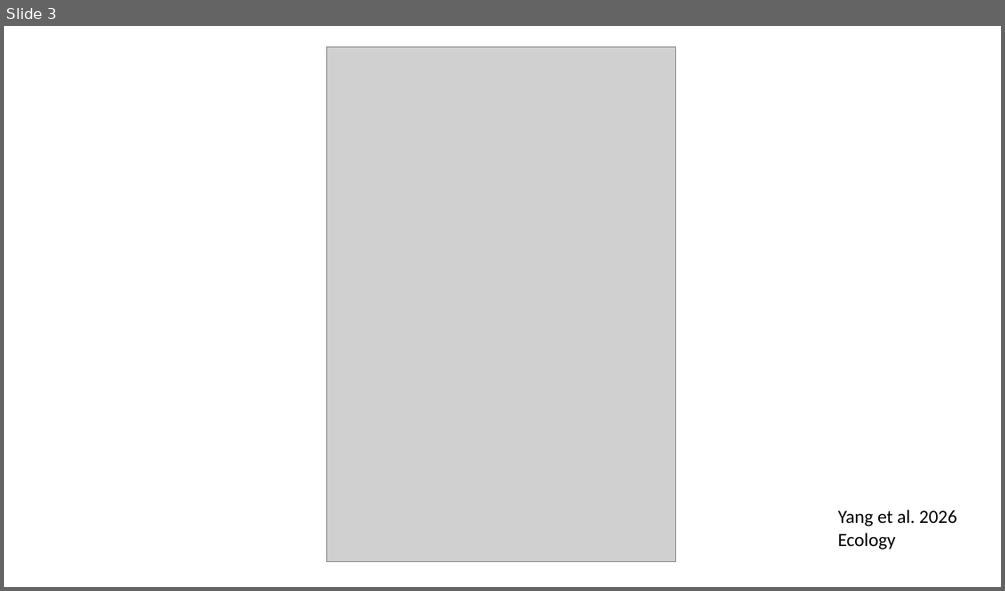
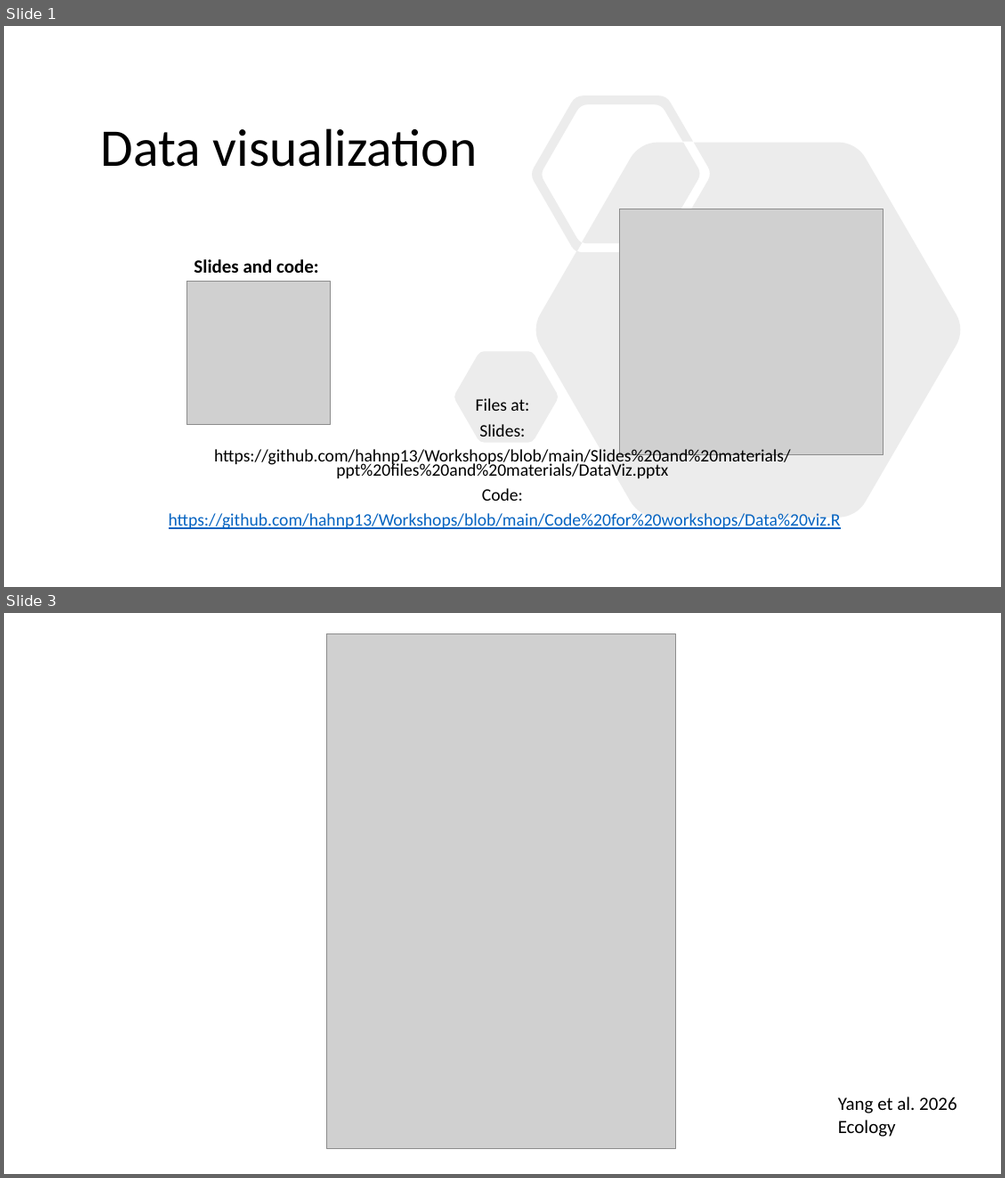
Before and after one commit to hahnp13/Workshops, a slide deck: Slides and materials/ppt files and materials/DataViz.pptx. Shown one above the other, each under a label of ours: slide 3 before the commit, slides 1 and 3 after it; the slides between them are not shown. The pictures are 1005x591 and 1005x1178 pixels, drawn with LibreOffice and Linux fonts; fonts in the diff are those of the drawing; grey boxes stand for pictures. Boxes give left, top, right and bottom in pixels: in the first picture for what was removed or moved away, otherwise in the second. Text is boxed around its words. In the diff, an @@ line names an element or a change of style, - is before the commit and + after.

```diff
--- a/Slides and materials/ppt files and materials/DataViz.pptx
+++ b/Slides and materials/ppt files and materials/DataViz.pptx
@@ slide 1 added at (4, 26, 1001, 587), background #FFFFFF @@
@@ freeform shape added at (455, 95, 961, 517), fill #808080 at 15% opacity @@
@@ title added at (101, 128, 477, 167), 51 pt, text #000000 @@
+Data visualization
@@ picture added at (620, 209, 883, 454) @@
@@ text added at (194, 259, 319, 273), 18 pt, text #000000, bold @@
+Slides and code:
@@ picture added at (186, 281, 330, 425) @@
@@ subtitle added at (169, 398, 841, 529), 16.8 pt, text #000000 @@
+Files at:
+Slides:
+https://github.com/hahnp13/Workshops/blob/main/Slides%20and%20materials/ppt%20files%20and%20materials/DataViz.pptx
+Code:
+https://github.com/hahnp13/Workshops/blob/main/Code%20for%20workshops/Data%20viz.R
```
Also in this commit, not shown: 5 slides changed, 3 other slides added, 1 slide removed.
